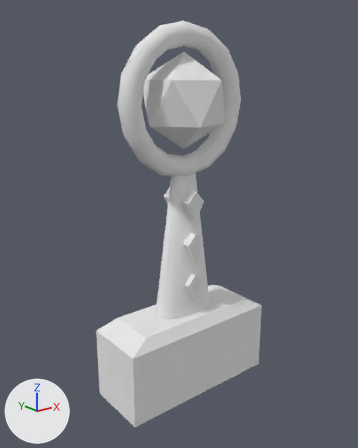
The OBJ model Assets/Models/temple.obj: old version first, new version second.
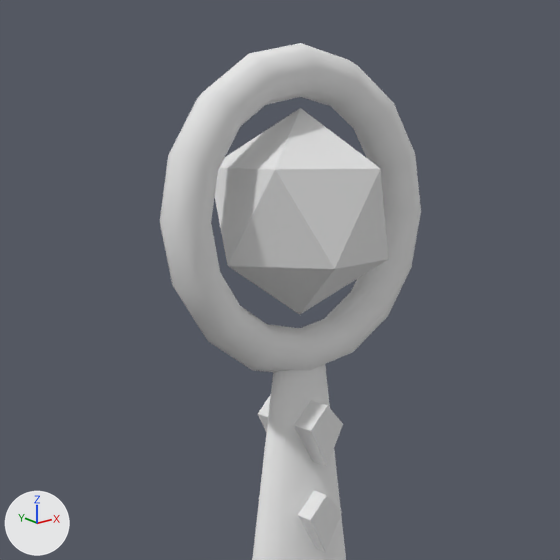
Old and new are each drawn whole from a camera (50 mm lens) standing at (-7.05, -8.65, 6.68) and looking at (-0.1, 0.04, 3.2) and again close up on the part from 12% to 86% of the width and 0% to 59% of the height. Arrows for +X, +Y and +Z are at lower left; the lights stay in place. Where no turn or scale is listed for an object, it has been applied to the vertices.
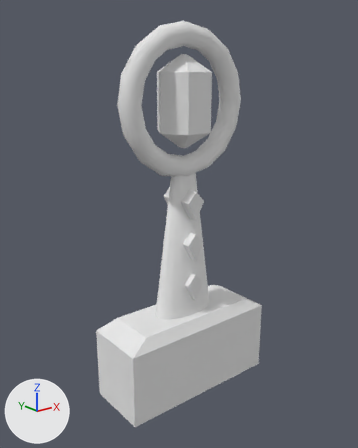
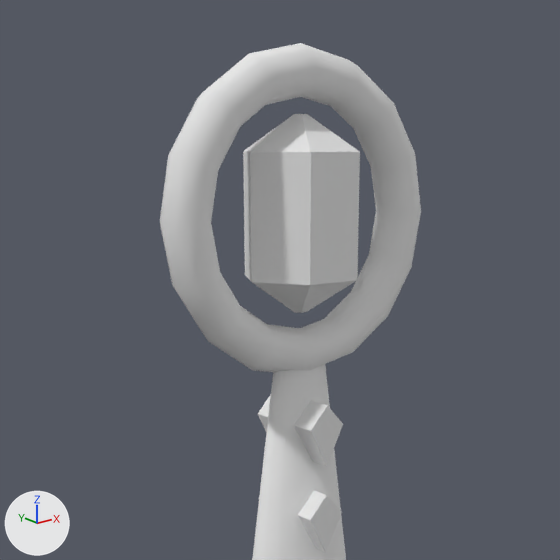
The change in detail:
Mesh me_cylinder9 is new.
It has 24 vertices, 20 faces and spans x -0.63..0.63, y -0.55..0.55, z 4.98..6.97.
It uses material mat_default (white #e7e7e7).
Object 'icosahedron5' (ob_icosahedron5) is deleted.
Object 'cylinder9' (ob_cylinder9) is new; it shows me_cylinder9.
Its location is (0.0, 0.0, 0.0).

Location of each change, (x1, y1, x2, y2) in pixels of the close-ups (560 x 560 px):
'icosahedron5', deleted: before (215, 108, 388, 314)
'cylinder9', added: after (243, 114, 360, 313)
